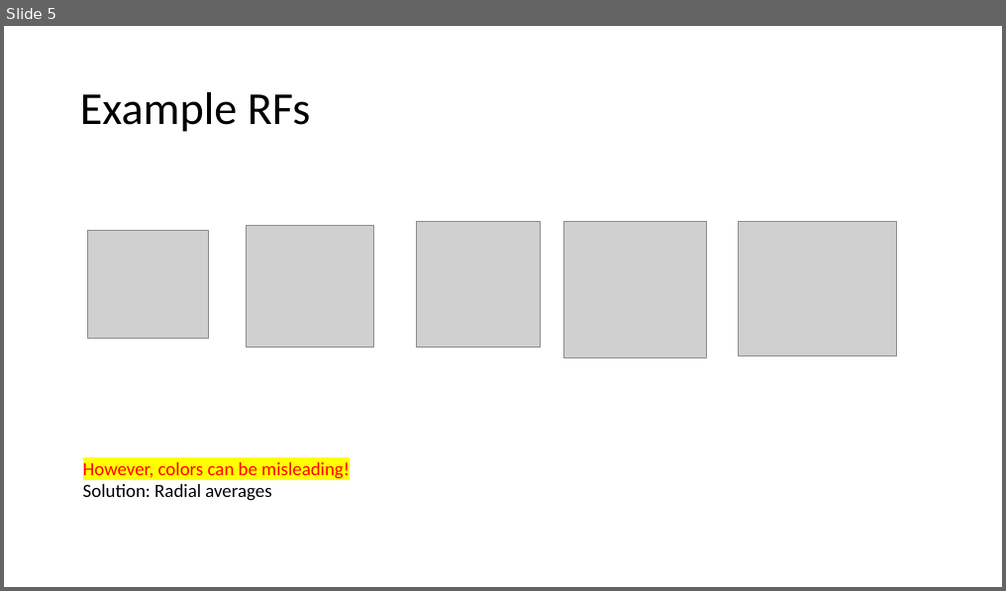
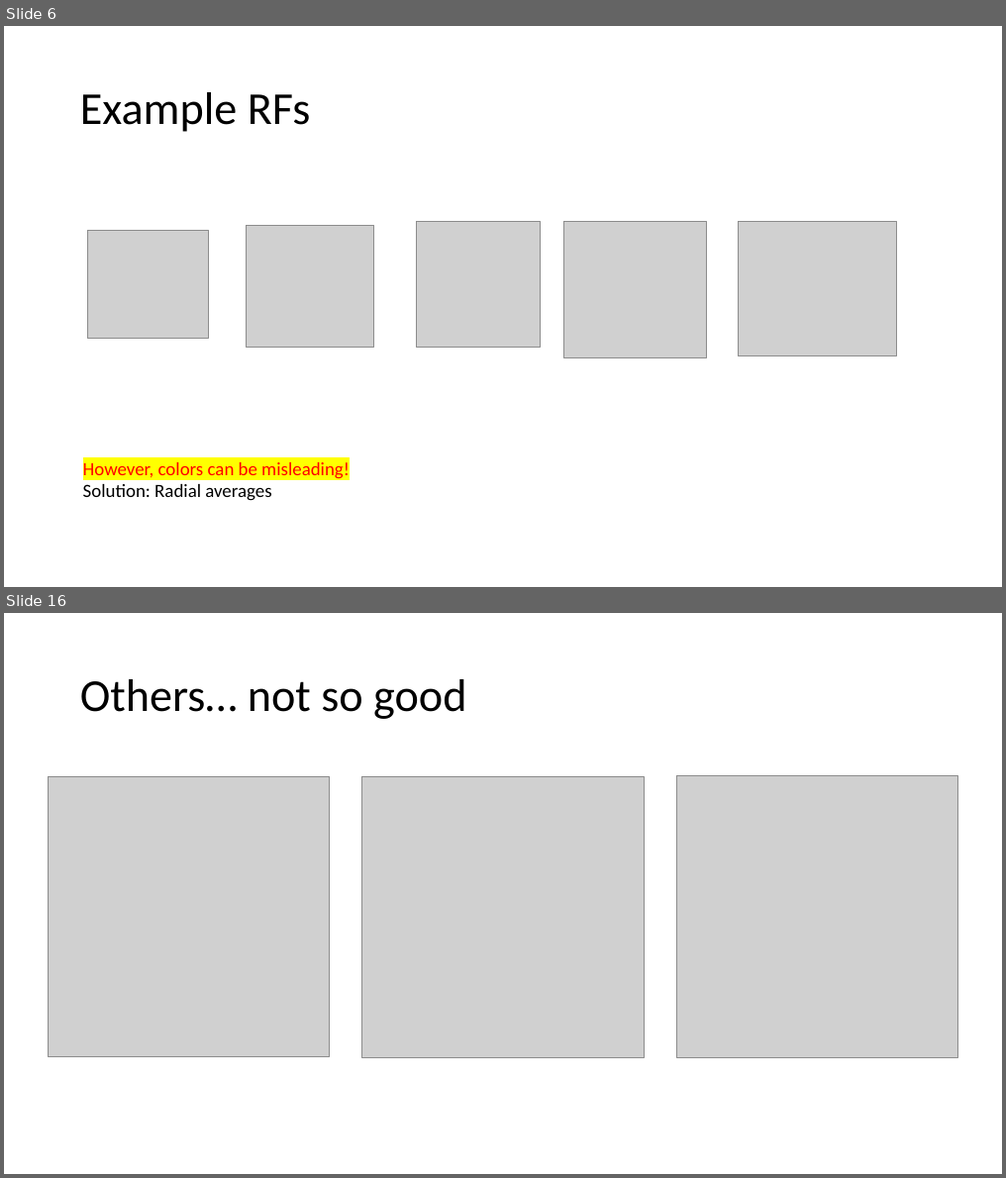
Before and after one commit to pearsonlab/efficientcodingcolor, a slide deck: Meetings/Lab meetings/February_5th_2024.pptx. Shown one above the other, each under a label of ours: slide 5 before the commit, slides 6 and 16 after it; the slides between them are not shown. The pictures are 1006x591 and 1006x1178 pixels, drawn with LibreOffice and Linux fonts; fonts in the diff are those of the drawing; grey boxes stand for pictures. Boxes give left, top, right and bottom in pixels: in the first picture for what was removed or moved away, otherwise in the second. Text is boxed around its words. In the diff, an @@ line names an element or a change of style, - is before the commit and + after.

```diff
--- a/Meetings/Lab meetings/February_5th_2024.pptx
+++ b/Meetings/Lab meetings/February_5th_2024.pptx
@@ slide 16 added at (4, 613, 1002, 1174), background #FFFFFF @@
@@ title added at (80, 679, 466, 719), 44 pt, text #000000 @@
+Others… not so good
@@ picture added at (49, 776, 330, 1057) @@
@@ picture added at (362, 776, 645, 1058) @@
@@ picture added at (676, 775, 957, 1058) @@
@@ what was slide 5 is now slide 6 @@
```
Also in this commit, not shown: 4 other slides added, 1 slide removed, 1 other file.
